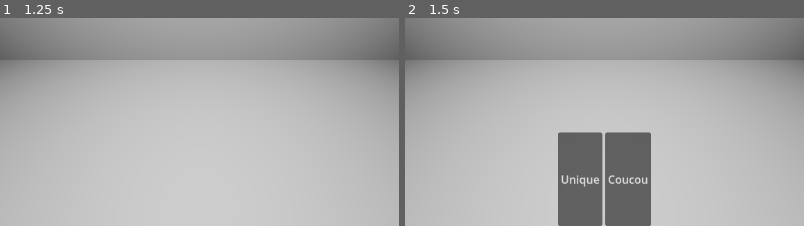
Above: before the commit, frames 1-2 (left to right).
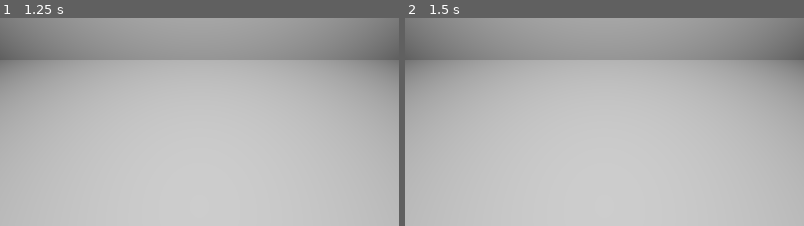
Above: after the commit, the same moments.

Repository: JungoQuentin/heroic
Game: Godot game, scene res://main.tscn
The game is run twice, just before and just after one commit, with the same random seed, the same clock (stepped at 60 frames per second) and the same inputs.
Inputs:
- Up to frame 1 (1.25 s): tap Enter at 0.5 s
- Up to frame 2 (1.5 s): tap Space at 1.25 s
The pictures show only the part of the screen within x 25-75%, y 50-100%; the shares and areas given below are measured in that part.

Frame 1 is identical in both runs. In frame 2, 10% of the frame differs, in the area x 38-62%, y 54-100%.

Commit message:
lastoffeats(fromken): thisdoesntmeananything

Diff:
--- a/story/timeline.gd
+++ b/story/timeline.gd
@@ -13,9 +13,27 @@
 var story = StoryNodeList.new([
 	# INTRODUCTION
 	# Les rideaux sont fermés
+	# 0-01
 	action(line(preload("res://audio/voices/0-01-ofatalite.wav"))),
+	# 0-02
 	choice({
-		"Unique": action(line(preload("res://audio/voices/0-06-allonsy.wav"))),
-		"Coucou": action(Action.CurtainsOpening.new())
+		"Ouvrir les rideaux": action(Action.CurtainsOpening.new())
 	}),
+	# 0-03
+	# 0-04
+	action(line(preload("res://audio/voices/0-02-levillabominable.wav"))),
+	# 0-05
+	action(line(preload("res://audio/voices/0-03-adresseparole.wav"))),
+	# 0-06
+	action(line(preload("res://audio/voices/public-03-oh.wav"))),
+	# 0-07
+	action(line(preload("res://audio/voices/0-04-monroleproteger.wav"))),
+	# 0-08
+	action(line(preload("res://audio/voices/0-05-odieuxdonnezmoirage.wav"))),
+	# 0-09
+	action(line(preload("res://audio/voices/0-06-allonsy.wav"))),
+	# 0-10
+	action(Action.CurtainsClosing.new()),
+	# 0-11
+	action(line(preload("res://audio/voices/public-03-oh.wav"))),
 ])
Not shown, changed: doc/0-intro.md
